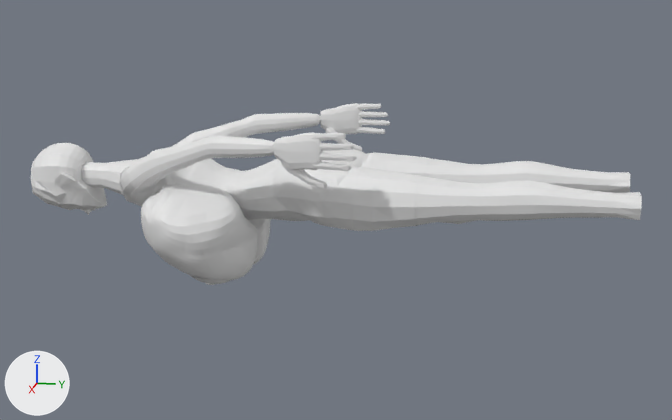
What one commit did to the OBJ model art/bust_review/bust_Q.obj.
The view is the same before and after, from a 50 mm camera at (2.177, -0.36, 0.49) aimed at (-0.011, -0.798, -0.057). Arrows for +X, +Y and +Z are at lower left; the lights stay in place. The picture after the commit comes second. Where no turn or scale is listed for an object, it has been applied to the vertices. Vertices at exactly the same position are counted once.

In view in the first picture: 'Female_Body_1', 'Female_Body_2', 'Female_Body_22', 'Female_Body_31', 'Female_Body_4' and 1 more.
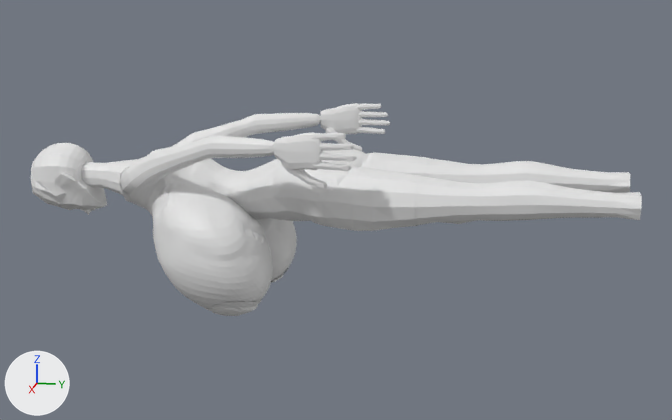
Boxes (x1, y1, x2, y2) around the edits, measured in the pictures (672 x 420 px; the box of a moved part takes in the faces that stretch with it):
'Female_Body_31', reshaped (23% taller): before (118, 149, 429, 281); after (118, 149, 429, 312)
'Female_Body_22', reshaped: before (191, 276, 229, 285); after (212, 267, 289, 316)
'Female_Body_2', reshaped (17% taller): before (151, 181, 267, 233); after (153, 180, 274, 241)
part 2 of me_female_body_22, moved or reshaped: before (191, 276, 229, 285); after (212, 300, 262, 316)
part 3 of me_female_body_31, moved or reshaped: before (121, 168, 296, 281); after (121, 172, 297, 312)

The change in detail:
me_female_body_2 is used by ob_female_body_2; location (0.0, 0.0, 0.0).
me_female_body_2 had 7502 vertices, 14836 faces and spanned x -0.245..0.245, y -1.256..-0.985, z -0.228..0.076.
me_female_body_2 now has 7502 vertices, 14836 faces and spans x -0.234..0.233, y -1.25..-0.932, z -0.291..0.076.
me_female_body_2 part 1: 6875 of 7502 vertices moved; they spanned x -0.245..0.245, y -1.256..-0.985, z -0.228..0.063 and now span x -0.234..0.233, y -1.25..-0.932, z -0.291..0.063; mean shift (0.0, 0.011, -0.011); largest move (0.112, -1.094, -0.215) -> (0.125, -1.005, -0.288).
me_female_body_22 is used by ob_female_body_22; location (0.0, 0.0, 0.0).
me_female_body_22 had 482 vertices, 912 faces and spanned x -0.185..0.185, y -1.123..-1.036, z -0.229..-0.188.
me_female_body_22 now has 482 vertices, 912 faces and spans x -0.209..0.209, y -1.065..-0.951, z -0.299..-0.235.
me_female_body_22 part 2: 241 of 482 vertices moved; they spanned x 0.08..0.185, y -1.123..-1.036, z -0.229..-0.188 and now span x 0.076..0.209, y -1.065..-0.951, z -0.298..-0.235; mean shift (0.015, 0.088, -0.059); largest move (0.121, -1.095, -0.22) -> (0.137, -1.005, -0.294).
Other edits to the shape of me_female_body_22 do not show in these pictures.
me_female_body_31 is used by ob_female_body_31; location (0.0, 0.0, 0.0).
me_female_body_31 had 10908 vertices, 21738 faces and spanned x -0.249..0.249, y -1.335..-0.582, z -0.231..0.098.
me_female_body_31 now has 10908 vertices, 21738 faces and spans x -0.238..0.237, y -1.335..-0.582, z -0.295..0.098.
me_female_body_31 part 3: 7594 of 10908 vertices moved; they spanned x -0.249..0.249, y -1.32..-0.833, z -0.231..0.065 and now span x -0.238..0.237, y -1.32..-0.833, z -0.295..0.064; mean shift (0.0, 0.011, -0.01); largest move (0.113, -1.093, -0.218) -> (0.126, -1.005, -0.291).
